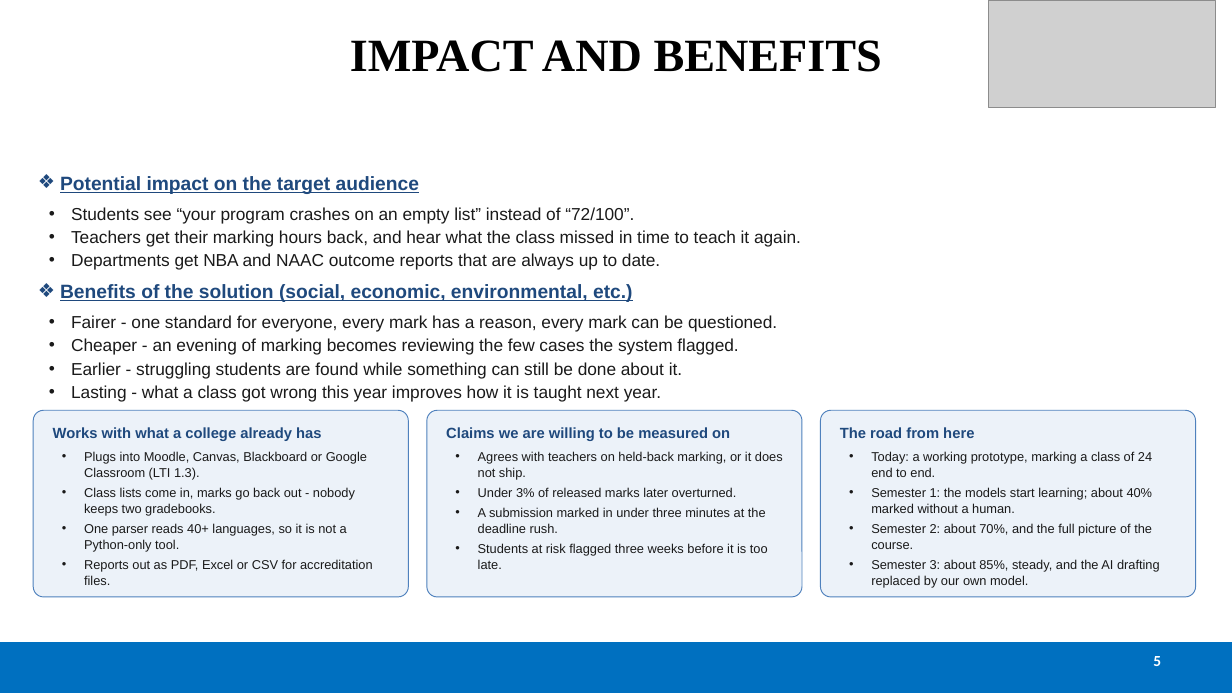
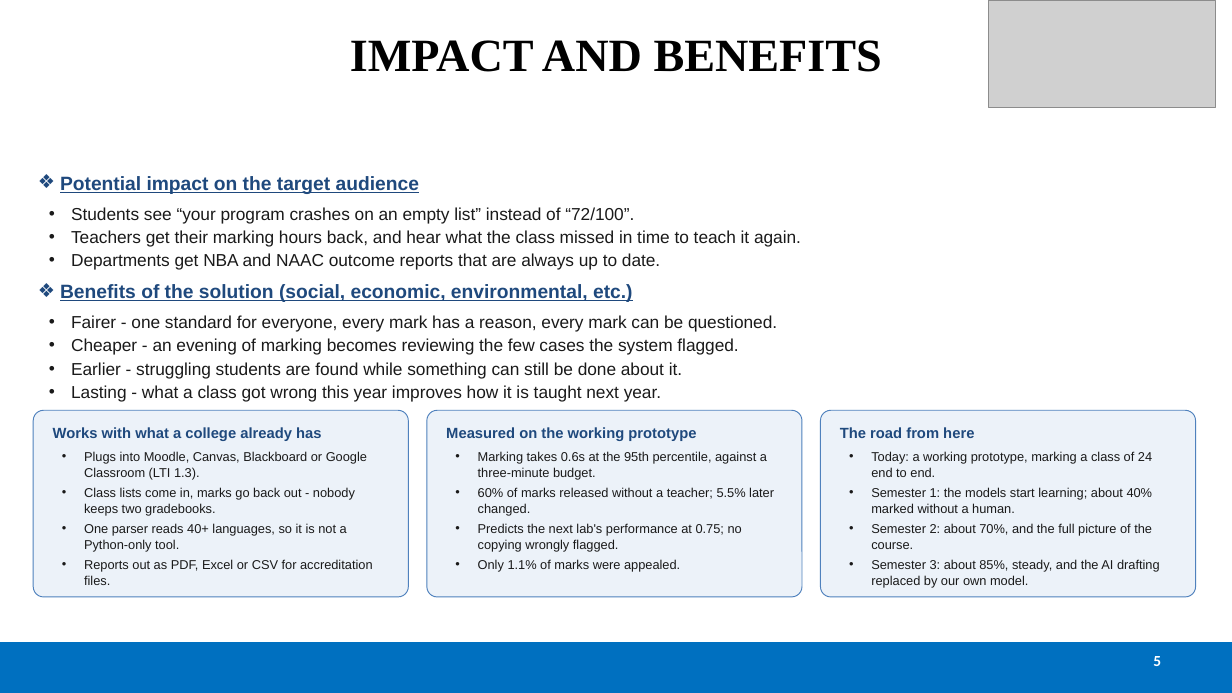
Before and after one commit to Varshith-06/evalpro, a slide deck: slide 5 of presentation/SIH2026-EvalPro-Idea-Presentation.pptx. Drawn at 1232x693 pixels with LibreOffice and Linux fonts; fonts in the diff are those of the drawing; grey boxes stand for pictures. Boxes give left, top, right and bottom in pixels: in the first picture for what was removed or moved away, otherwise in the second. Text is boxed around its words. In the diff, an @@ line names an element or a change of style, - is before the commit and + after.

Commit message:
Metrics on the deck, and the threat model that was missing
The model table gains a fifth column with what each model actually achieves.
Three have measured numbers: knowledge tracing predicts the next lab at 0.75,
the confidence estimator is judged by an override rate of 5.5%, and copy
detection has raised no false flags across 91 runs. The other five are not
trained, so they carry no accuracy - only a stated way each will be judged.
Inventing per-model figures for models that do not exist would have been the
easy thing and the wrong one.

The impact slide's "claims we are willing to be measured on" were
aspirations. They are now measured on the prototype, headed by the overall
figure: p95 marking latency of 0.6s against a three-minute budget.

The queue reaches the deck too - the strategy bullet is true now rather than
aspirational, and the metric strip carries the deadline evidence: 60 at once,
all accepted in 0.1s, none lost.

The security panel was answering the wrong question. Every item on it defended
Threat A, getting out of the machine, which is the rare attack. The common one
is a student who wants a better mark, and not one isolation flag touches it.
It is split in two now, and the second half is defended by the shape of the
system rather than by flags: the oracle has no field to live in so it is not
representable, the harness owns the result channel so printing PASS achieves
nothing, property inputs are seeded from (assignment_id, attempt_id) so
memorising them fails, and stalling into a timeout scores as failure rather
than partial credit. All four verified in the code before going on a slide.

The README gains the same split, a measured metrics table, and three caveats
worth knowing before presenting: Firecracker alone does not close
speculative-execution side channels without host microcode and SMT disabled,
the layer-0 pre-screen is advisory because obfuscation defeats it, and the
metadata-endpoint firewall matters only on cloud hosts - where it is the usual
path from running attacker code to losing cloud credentials.

Two numbers in that table are deliberately unflattering: the override rate is
above target, and the bias delta is over threshold, which is why risk flagging
is switched off in the product.

```diff
--- a/presentation/SIH2026-EvalPro-Idea-Presentation.pptx
+++ b/presentation/SIH2026-EvalPro-Idea-Presentation.pptx
@@ text at [446,427,774,572]: text changed @@
-Claims we are willing to be measured on
-• Agrees with teachers on held-back marking, or it does not ship.
-• Under 3% of released marks later overturned.
-• A submission marked in under three minutes at the deadline rush.
-• Students at risk flagged three weeks before it is too late.
+Measured on the working prototype
+• Marking takes 0.6s at the 95th percentile, against a three-minute budget.
+• 60% of marks released without a teacher; 5.5% later changed.
+• Predicts the next lab's performance at 0.75; no copying wrongly flagged.
+• Only 1.1% of marks were appealed.
```
Also in this commit, not shown: 2 other slides changed, 2 other files.
